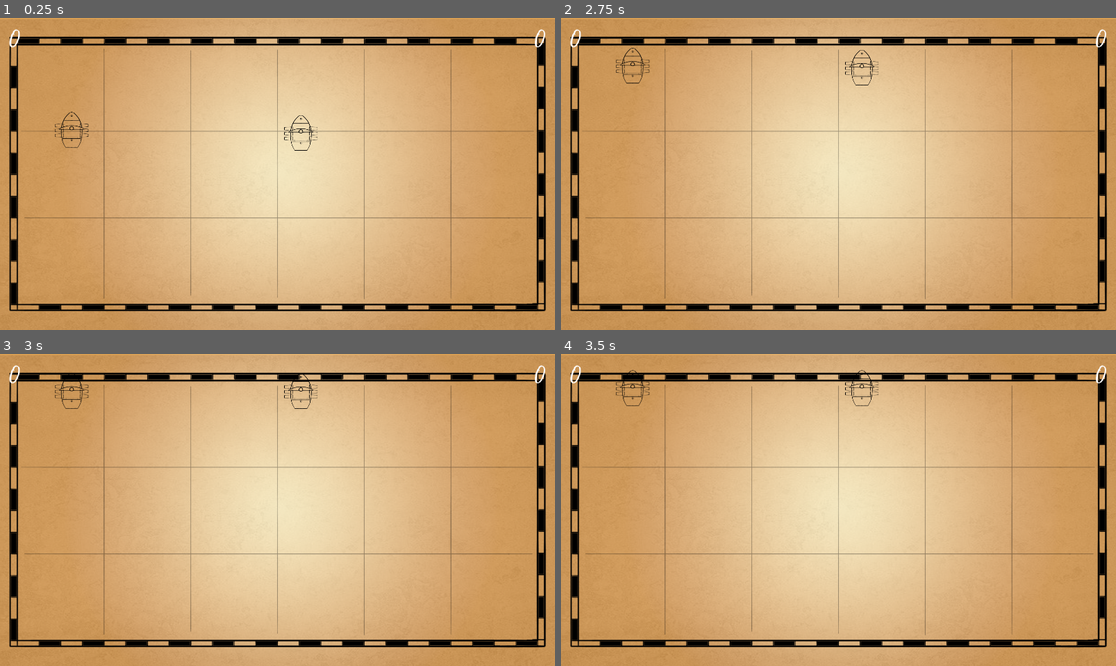
Above: before the commit, frames 1-4 (two rows, left to right).
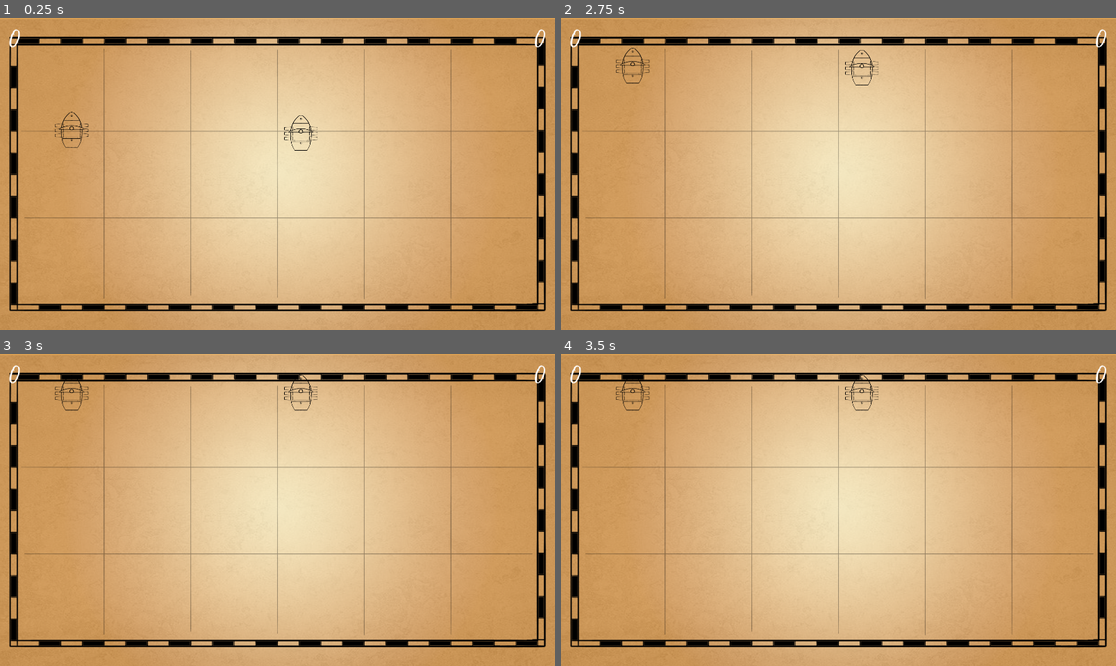
Above: after the commit, the same moments.

Repository: jservant/HighSails
Game: Godot game, scene res://Scenes/Basically Done/Main.tscn
Two runs of this game, one before a commit and one after it. Both use one fixed random seed, a clock stepped at 60 frames per second and the inputs below.
Inputs:
- Up to frame 1 (0.25 s): no input
- Up to frame 2 (2.75 s): no input
- Up to frame 3 (3 s): no input
- Up to frame 4 (3.5 s): no input

Frames 1-2 are identical in both runs. In frame 3, 0.4% of the frame differs, in the area x 9-58%, y 6-19%; in frame 4, 0.4%.

Commit message:
Added islands

Diff:
--- /dev/null
+++ b/Scenes/Basically Done/Islands/Island1.tscn
@@ -0,0 +1,15 @@
+[gd_scene load_steps=3 format=2]
+
+[ext_resource path="res://Art/Islands/Spr_Island1.png" type="Texture" id=1]
+
+[sub_resource type="PhysicsMaterial" id=2]
+bounce = 1.0
+
+[node name="Island1" type="StaticBody2D"]
+physics_material_override = SubResource( 2 )
+
+[node name="SprIsland1" type="Sprite" parent="."]
+texture = ExtResource( 1 )
+
+[node name="CollisionPolygon2D" type="CollisionPolygon2D" parent="."]
+polygon = PoolVector2Array( -152, -139, -177, -89, -193, -1, -198, 77, -191, 127, -179, 131, -167, 154, -130, 164, -84, 177, 2, 172, 24, 167, 66, 173, 119, 138, 141, 133, 149, 115, 190, 86, 198, 58, 200, 20, 200, -14, 173, -24, 161, -47, 146, -52, 136, -78, 121, -90, 86, -93, 71, -106, 47, -105, 31, -111, 14, -121, 9, -143, -11, -152, -32, -169, -99, -172 )
--- /dev/null
+++ b/Scenes/Basically Done/Islands/Island2.tscn
@@ -0,0 +1,15 @@
+[gd_scene load_steps=3 format=2]
+
+[ext_resource path="res://Art/Islands/Spr_Island2.png" type="Texture" id=1]
+
+[sub_resource type="PhysicsMaterial" id=2]
+bounce = 1.0
+
+[node name="Island2" type="StaticBody2D"]
+physics_material_override = SubResource( 2 )
+
+[node name="SprIsland2" type="Sprite" parent="."]
+texture = ExtResource( 1 )
+
+[node name="CollisionPolygon2D" type="CollisionPolygon2D" parent="."]
+polygon = PoolVector2Array( -92, 78, -174, 84, -201, 58, -201, -47, -182, -79, -162, -145, -140, -159, -105, -160, -49, -171, -18, -133, 10, -128, 41, -130, 83, -148, 120, -142, 142, -137, 148, -116, 179, -91, 185, -35, 175, 1, 179, 23, 170, 57, 166, 86, 128, 102, 105, 104, 91, 131, 73, 145, 50, 172, 25, 177, -1, 168, -41, 178, -70, 158, -71, 137, -57, 110 )
--- /dev/null
+++ b/Scenes/Basically Done/Islands/Island3.tscn
@@ -0,0 +1,15 @@
+[gd_scene load_steps=3 format=2]
+
+[ext_resource path="res://Art/Islands/Spr_Island3.png" type="Texture" id=1]
+
+[sub_resource type="PhysicsMaterial" id=2]
+bounce = 1.0
+
+[node name="Island3" type="StaticBody2D"]
+physics_material_override = SubResource( 2 )
+
+[node name="SprIsland3" type="Sprite" parent="."]
+texture = ExtResource( 1 )
+
+[node name="CollisionPolygon2D" type="CollisionPolygon2D" parent="."]
+polygon = PoolVector2Array( 35, 70, 44, 106, 80, 123, 105, 115, 111, 100, 127, 78, 138, 71, 155, 53, 149, 41, 110, 39, 121, 11, 131, -18, 110, -32, 104, -52, 76, -59, 63, -71, 47, -68, 35, -77, 8, -74, -20, -93, -37, -98, -75, -85, -101, -76, -115, -52, -140, -27, -144, 3, -128, 21, -126, 43, -91, 59, -70, 77, -41, 80 )
--- a/Scenes/Basically Done/Main.tscn
+++ b/Scenes/Basically Done/Main.tscn
@@ -25,22 +25,6 @@
 
 [node name="ShotManager" type="Node2D" parent="."]
 script = ExtResource( 5 )
-
-[node name="Wall" parent="." instance=ExtResource( 1 )]
-position = Vector2( 32, 540 )
-scale = Vector2( 1, 15 )
-
-[node name="Wall4" parent="." instance=ExtResource( 1 )]
-position = Vector2( 1890, 540 )
-scale = Vector2( 1, 15 )
-
-[node name="Wall2" parent="." instance=ExtResource( 1 )]
-position = Vector2( 960, 1050 )
-scale = Vector2( 30, 1 )
-
-[node name="Wall3" parent="." instance=ExtResource( 1 )]
-position = Vector2( 960, 32 )
-scale = Vector2( 30, 1 )
 
 [node name="Windbox2" parent="." instance=ExtResource( 8 )]
 position = Vector2( 961, 691.005 )
@@ -114,3 +98,21 @@
 [node name="Spawn14" parent="Spawns" instance=ExtResource( 7 )]
 position = Vector2( 720, 540 )
 spawnValue = 14
+
+[node name="Walls" type="Node" parent="."]
+
+[node name="Wall" parent="Walls" instance=ExtResource( 1 )]
+position = Vector2( 32, 540 )
+scale = Vector2( 3, 54 )
+
+[node name="Wall2" parent="Walls" instance=ExtResource( 1 )]
+position = Vector2( 1888, 540 )
+scale = Vector2( 3, 54 )
+
+[node name="Wall3" parent="Walls" instance=ExtResource( 1 )]
+position = Vector2( 960, 40 )
+scale = Vector2( 90, 4 )
+
+[node name="Wall4" parent="Walls" instance=ExtResource( 1 )]
+position = Vector2( 960, 1032 )
+scale = Vector2( 90, 4 )
--- a/Scenes/Basically Done/Wall.tscn
+++ b/Scenes/Basically Done/Wall.tscn
@@ -1,15 +1,10 @@
-[gd_scene load_steps=4 format=2]
+[gd_scene load_steps=3 format=2]
 
 [ext_resource path="res://Scripts/Wall.gd" type="Script" id=2]
 
-[sub_resource type="PhysicsMaterial" id=2]
-bounce = 1.0
-
 [sub_resource type="RectangleShape2D" id=1]
-extents = Vector2( 32, 32 )
 
 [node name="Wall" type="StaticBody2D"]
-physics_material_override = SubResource( 2 )
 script = ExtResource( 2 )
 
 [node name="CollisionShape2D" type="CollisionShape2D" parent="."]
